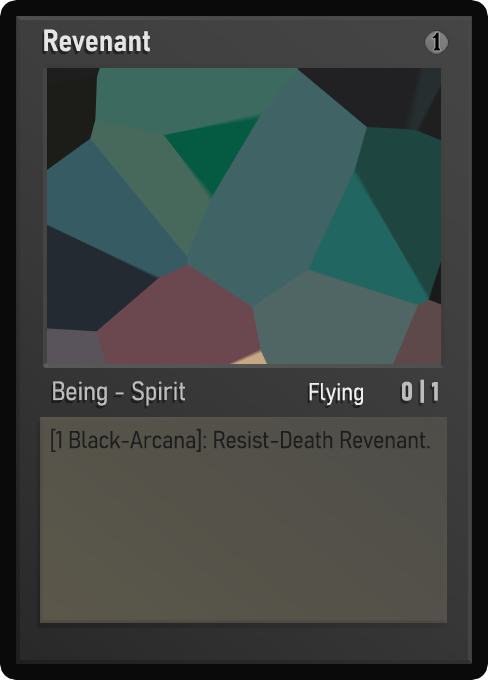
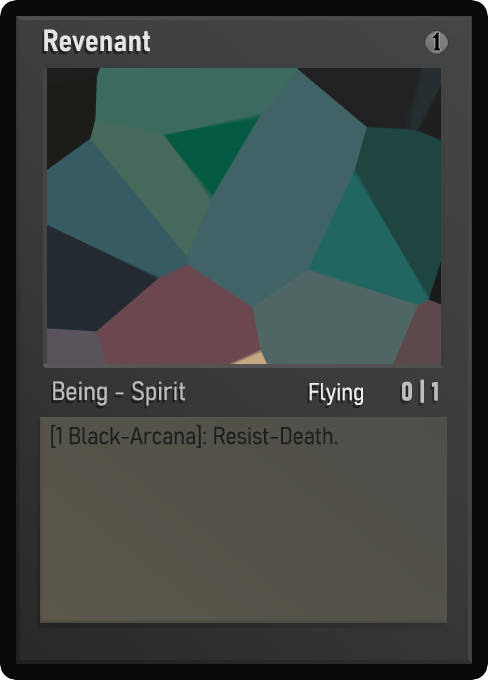
Before/after of a (488, 680) layered artwork. What changed in the layer stack:
painted on "Desc_norm" over [51,424,430,452]
